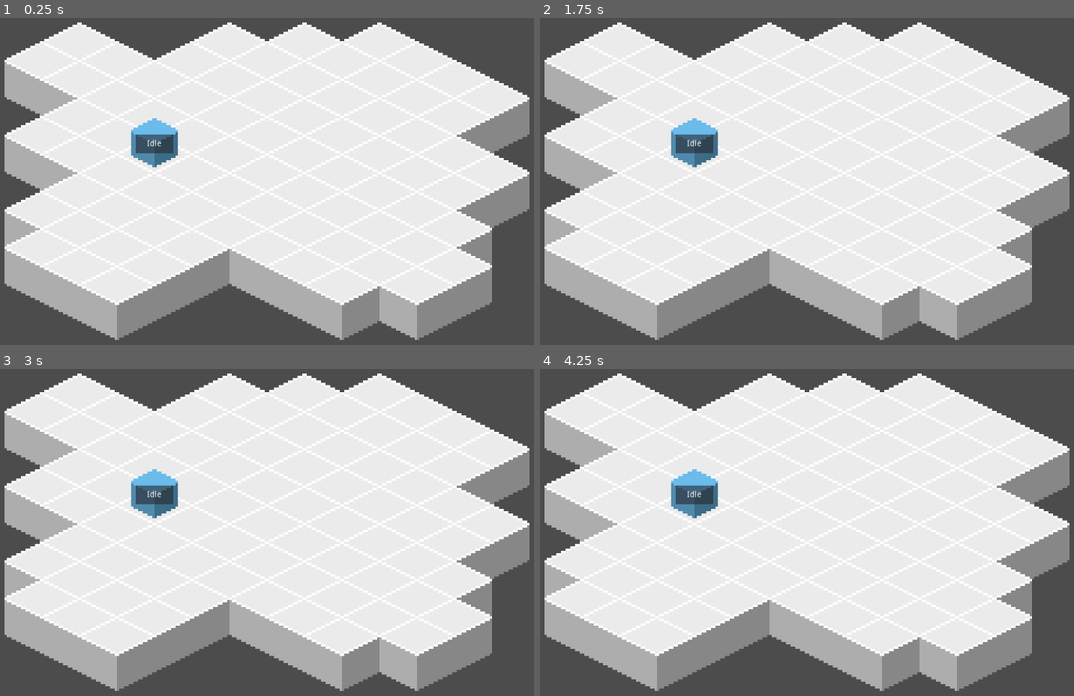
Above: before the commit, frames 1-4 (two rows, left to right).
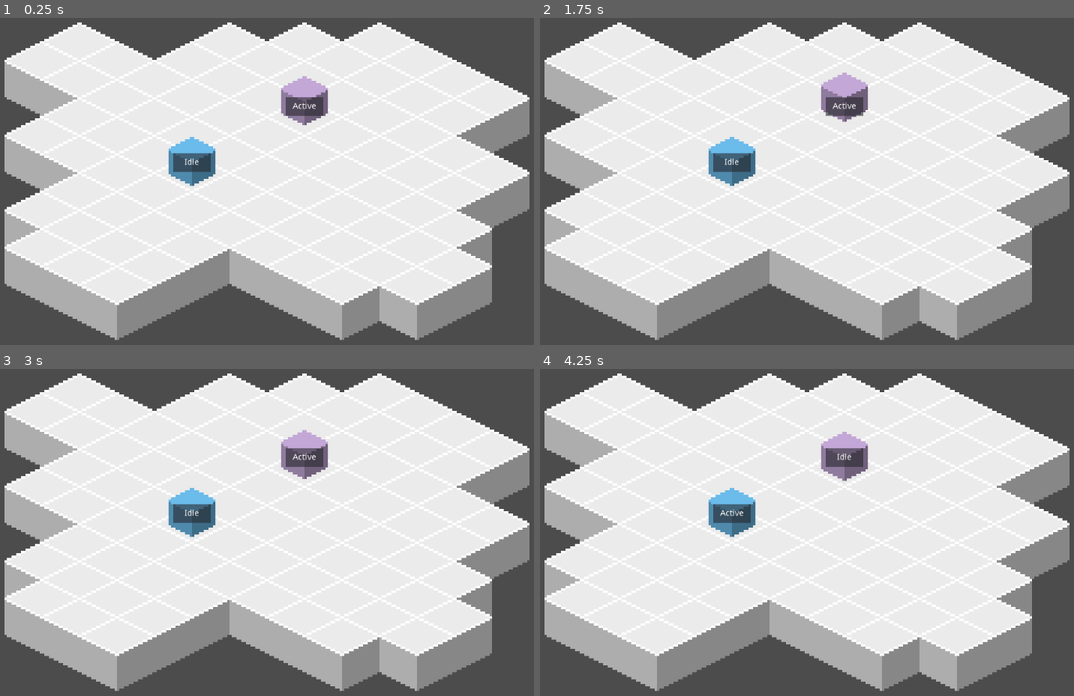
Above: after the commit, the same moments.

Repository: jaytav/godot-test-1
Game: Godot game, scene res://src/scenes/Main.tscn
Same seed, same stepped clock (60 frames per second), same inputs: the game is played once before the commit and once after it.
Inputs:
- Up to frame 1 (0.25 s): no input
- Up to frame 2 (1.75 s): hold Space (ui_select) 0.53-1.28 s; tap Enter at 1.25 s; tap Space (ui_select) at 1.35, 1.52 s
- Up to frame 3 (3 s): tap Space (ui_select) at 1.82, 2.85 s; hold Space (ui_select) 2.03-2.78 s
- Up to frame 4 (4.25 s): tap Space (ui_select) at 3.02, 3.32 s; hold Space (ui_select) from 3.53 s (still down)

The runs differ from the first frame. In frame 1, 3.0% of the frame differs, in the area x 24-62%, y 17-52%; in frame 2, 3.0%, in the area x 24-62%, y 16-52%; in frame 3, 3.0%; in frame 4, 3.0%.

Commit message:
Add Turn Queue and Initiative for Turn Prioritization

Diff:
--- a/project.godot
+++ b/project.godot
@@ -9,6 +9,11 @@
 config_version=4
 
 _global_script_classes=[ {
+"base": "Node2D",
+"class": "Entity",
+"language": "GDScript",
+"path": "res://src/entity/entity.gd"
+}, {
 "base": "Node",
 "class": "Stat",
 "language": "GDScript",
@@ -23,11 +28,18 @@
 "class": "StateMachine",
 "language": "GDScript",
 "path": "res://src/entity/state_machine/state_machine.gd"
+}, {
+"base": "Object",
+"class": "TurnQueue",
+"language": "GDScript",
+"path": "res://src/game/turn_queue.gd"
 } ]
 _global_script_class_icons={
+"Entity": "",
 "Stat": "",
 "State": "",
-"StateMachine": ""
+"StateMachine": "",
+"TurnQueue": ""
 }
 
 [application]
--- a/src/entity/Entity.tscn
+++ b/src/entity/Entity.tscn
@@ -1,9 +1,11 @@
-[gd_scene load_steps=3 format=2]
+[gd_scene load_steps=4 format=2]
 
 [ext_resource path="res://assets/textures/entity.png" type="Texture" id=1]
 [ext_resource path="res://src/entity/state_machine/state_machine.gd" type="Script" id=2]
+[ext_resource path="res://src/entity/entity.gd" type="Script" id=3]
 
 [node name="Entity" type="Node2D"]
+script = ExtResource( 3 )
 
 [node name="StateMachine" type="Node" parent="." groups=["state_machine"]]
 script = ExtResource( 2 )
@@ -44,4 +46,6 @@
 "_edit_use_anchors_": false
 }
 
+[connection signal="end_turn" from="." to="." method="_on_Entity_end_turn"]
+[connection signal="start_turn" from="." to="." method="_on_Entity_start_turn"]
 [connection signal="transitioned" from="StateMachine" to="StateMachine" method="_on_StateMachine_transitioned"]
--- /dev/null
+++ b/src/entity/entity.gd
@@ -0,0 +1,19 @@
+class_name Entity
+extends Node2D
+
+signal start_turn
+signal end_turn
+
+onready var _state_machine: StateMachine = get_node("StateMachine")
+
+
+func get_stat(stat: String):
+    return get_node("Stats/%s" % stat)
+
+
+func _on_Entity_start_turn():
+    _state_machine.transition_to("Active")
+
+
+func _on_Entity_end_turn():
+    _state_machine.transition_to("Idle")
--- a/src/entity/player/Player.tscn
+++ b/src/entity/player/Player.tscn
@@ -1,8 +1,10 @@
-[gd_scene load_steps=4 format=2]
+[gd_scene load_steps=6 format=2]
 
 [ext_resource path="res://src/entity/Entity.tscn" type="PackedScene" id=1]
 [ext_resource path="res://src/entity/state_machine/state.gd" type="Script" id=2]
 [ext_resource path="res://src/entity/stats/bound_stat.gd" type="Script" id=3]
+[ext_resource path="res://src/entity/stats/stat.gd" type="Script" id=4]
+[ext_resource path="res://src/entity/player/states/active.gd" type="Script" id=5]
 
 [node name="Player" instance=ExtResource( 1 )]
 
@@ -13,9 +15,15 @@
 [node name="Idle" type="Node" parent="StateMachine" index="0"]
 script = ExtResource( 2 )
 
+[node name="Active" type="Node" parent="StateMachine" index="1"]
+script = ExtResource( 5 )
+
 [node name="ActionPoints" type="Node" parent="Stats" index="0"]
 script = ExtResource( 3 )
 max_value = 3
 
+[node name="Initiative" type="Node" parent="Stats" index="1"]
+script = ExtResource( 4 )
+
 [node name="Sprite" parent="." index="2"]
 modulate = Color( 0.454902, 0.796078, 1, 1 )
--- /dev/null
+++ b/src/entity/player/states/active.gd
@@ -0,0 +1,6 @@
+extends State
+
+func unhandled_input(event):
+    # press space to end turn
+    if event.is_action_pressed("ui_select"):
+        owner.emit_signal("end_turn")
--- a/src/entity/state_machine/state_machine.gd
+++ b/src/entity/state_machine/state_machine.gd
@@ -32,7 +32,7 @@
 	_state.unhandled_input(event)
 
 
-func _transition_to(state_path: String):
+func transition_to(state_path: String):
 	var state = get_node(state_path)
 
 	if state == null:
--- /dev/null
+++ b/src/game/turn_queue.gd
@@ -0,0 +1,29 @@
+class_name TurnQueue
+extends Object
+
+var entities: Array setget set_entities
+var _active_entity: Entity
+
+
+func start_next_turn():
+	if _active_entity != null:
+		_active_entity.disconnect("end_turn", self, "_on_active_entity_end_turn")
+		entities.push_back(_active_entity)
+
+	_active_entity = entities.pop_front()
+	_active_entity.connect("end_turn", self, "_on_active_entity_end_turn")
+	_active_entity.emit_signal("start_turn")
+
+
+func set_entities(to_entities: Array):
+	entities = to_entities
+	entities.sort_custom(self, "_sort_entities")
+
+
+# sort in desc order by Stats/Initiative value
+func _sort_entities(a: Entity, b: Entity):
+	return a.get_stat("Initiative").value > b.get_stat("Initiative").value
+
+
+func _on_active_entity_end_turn():
+	start_next_turn()
--- a/src/scenes/World.tscn
+++ b/src/scenes/World.tscn
@@ -1,7 +1,10 @@
-[gd_scene load_steps=4 format=2]
+[gd_scene load_steps=7 format=2]
 
 [ext_resource path="res://assets/textures/floor.png" type="Texture" id=1]
 [ext_resource path="res://src/entity/player/Player.tscn" type="PackedScene" id=2]
+[ext_resource path="res://src/scenes/world.gd" type="Script" id=3]
+[ext_resource path="res://src/test/entity/turn_skipper/TurnSkipper.tscn" type="PackedScene" id=4]
+[ext_resource path="res://src/entity/entity.gd" type="Script" id=5]
 
 [sub_resource type="TileSet" id=1]
 0/name = "floor.png 0"
@@ -21,6 +24,7 @@
 
 [node name="World" type="Node2D"]
 scale = Vector2( 4, 4 )
+script = ExtResource( 3 )
 
 [node name="Floor" type="TileMap" parent="."]
 mode = 1
@@ -32,4 +36,8 @@
 [node name="Entities" type="Node2D" parent="."]
 
 [node name="Player" parent="Entities" instance=ExtResource( 2 )]
-position = Vector2( 80, 64 )
+position = Vector2( 96, 72 )
+script = ExtResource( 5 )
+
+[node name="TurnSkipper" parent="Entities" instance=ExtResource( 4 )]
+position = Vector2( 144, 48 )
--- /dev/null
+++ b/src/scenes/world.gd
@@ -0,0 +1,7 @@
+extends Node2D
+
+
+func _ready():
+    var turn_queue: TurnQueue = TurnQueue.new()
+    turn_queue.entities = get_node("Entities").get_children()
+    turn_queue.start_next_turn()
--- /dev/null
+++ b/src/test/entity/turn_skipper/TurnSkipper.tscn
@@ -0,0 +1,58 @@
+[gd_scene load_steps=7 format=2]
+
+[ext_resource path="res://src/entity/Entity.tscn" type="PackedScene" id=1]
+[ext_resource path="res://src/entity/state_machine/state.gd" type="Script" id=2]
+[ext_resource path="res://src/entity/stats/stat.gd" type="Script" id=3]
+[ext_resource path="res://src/test/entity/turn_skipper/states/active.gd" type="Script" id=4]
+
+[sub_resource type="Animation" id=1]
+resource_name = "Jump"
+tracks/0/type = "bezier"
+tracks/0/path = NodePath(".:offset:x")
+tracks/0/interp = 1
+tracks/0/loop_wrap = true
+tracks/0/imported = false
+tracks/0/enabled = true
+tracks/0/keys = {
+"points": PoolRealArray(  ),
+"times": PoolRealArray(  )
+}
+tracks/1/type = "bezier"
+tracks/1/path = NodePath(".:offset:y")
+tracks/1/interp = 1
+tracks/1/loop_wrap = true
+tracks/1/imported = false
+tracks/1/enabled = true
+tracks/1/keys = {
+"points": PoolRealArray( 0, -0.25, 0, 0.25, 0, 0, -0.25, -10, 0.25, 0 ),
+"times": PoolRealArray( 0, 0.8 )
+}
+
+[sub_resource type="Animation" id=2]
+length = 0.001
+
+[node name="TurnSkipper" instance=ExtResource( 1 )]
+
+[node name="StateMachine" parent="." index="0"]
+_debug = true
+_initial_state = NodePath("Idle")
+
+[node name="Idle" type="Node" parent="StateMachine" index="0"]
+script = ExtResource( 2 )
+
+[node name="Active" type="Node" parent="StateMachine" index="1"]
+script = ExtResource( 4 )
+
+[node name="AnimationPlayer" type="AnimationPlayer" parent="StateMachine/Active" index="0"]
+root_node = NodePath("../../../Sprite")
+anims/Jump = SubResource( 1 )
+anims/RESET = SubResource( 2 )
+
+[node name="Initiative" type="Node" parent="Stats" index="0"]
+script = ExtResource( 3 )
+initial_value = 20
+
+[node name="Sprite" parent="." index="2"]
+modulate = Color( 0.827451, 0.709804, 0.909804, 1 )
+
+[connection signal="animation_finished" from="StateMachine/Active/AnimationPlayer" to="StateMachine/Active" method="_on_AnimationPlayer_animation_finished"]
--- /dev/null
+++ b/src/test/entity/turn_skipper/states/active.gd
@@ -0,0 +1,11 @@
+extends State
+
+onready var _animation_player: AnimationPlayer = get_node("AnimationPlayer")
+
+
+func enter():
+	_animation_player.play("Jump")
+
+
+func _on_AnimationPlayer_animation_finished(_anim_name: String):
+	owner.emit_signal("end_turn")
